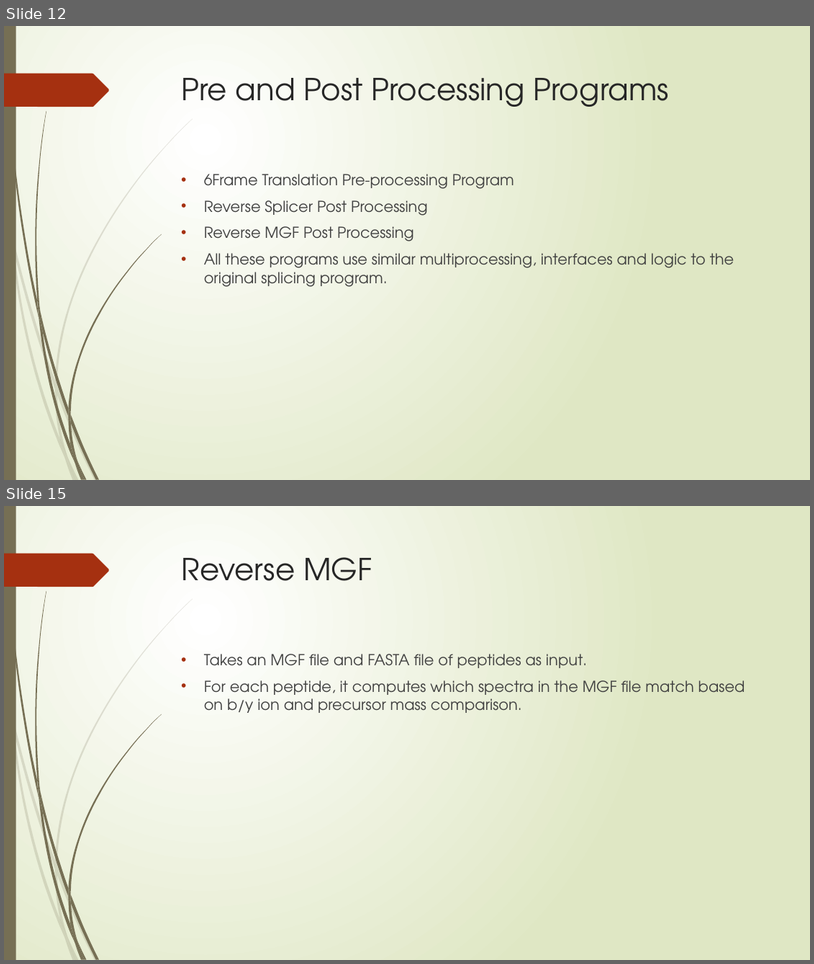
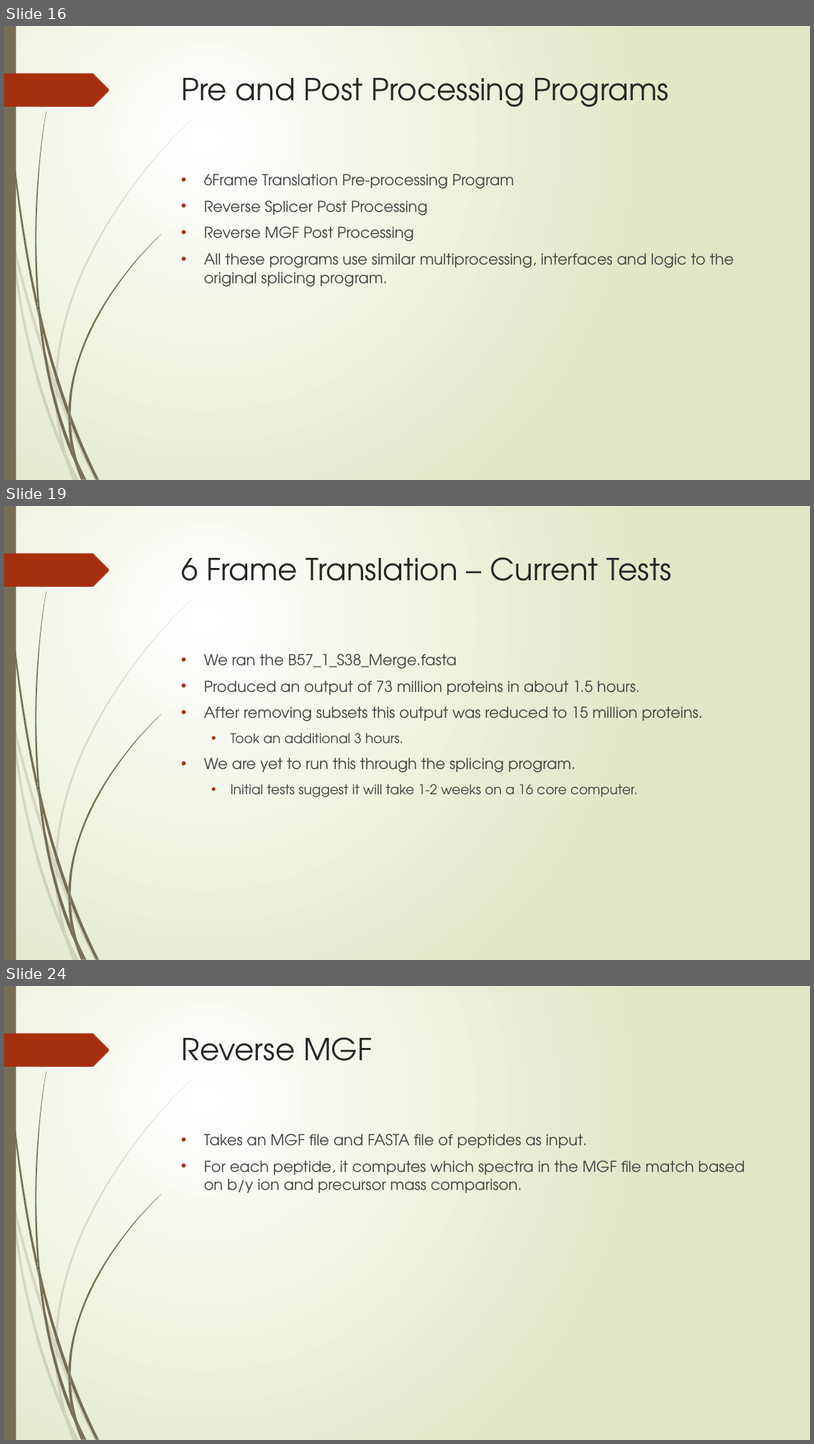
Before and after one commit to nhcha6/MersProject, a slide deck: SecondLabPresentation.pptx. Shown one above the other, each under a label of ours: slides 12 and 15 before the commit, slides 16, 19 and 24 after it; the slides between them are not shown. The pictures are 814x964 and 814x1444 pixels, drawn with LibreOffice and Linux fonts; fonts in the diff are those of the drawing. Boxes give left, top, right and bottom in pixels: in the first picture for what was removed or moved away, otherwise in the second. Text is boxed around its words. In the diff, an @@ line names an element or a change of style, - is before the commit and + after.

```diff
--- a/SecondLabPresentation.pptx
+++ b/SecondLabPresentation.pptx
@@ slide 19 added at <box>4,506,810,960</box>, background gradient #FFFFFF to #DFE8C4; not listed: 24 template elements that a slide beside it also shows @@
@@ title added at <box>182,557,672,581</box>, 36 pt, text #262626 @@
+6 Frame Translation – Current Tests
@@ text added at <box>204,654,703,797</box>, 18 pt, text #404040 @@
+• We ran the B57_1_S38_Merge.fasta
+• Produced an output of 73 million proteins in about 1.5 hours.
+• After removing subsets this output was reduced to 15 million proteins.
+  • Took an additional 3 hours.
+• We are yet to run this through the splicing program.
+  • Initial tests suggest it will take 1-2 weeks on a 16 core computer.
@@ what was slide 12 is now slide 16 @@
@@ what was slide 15 is now slide 24 @@
```
Also in this commit, not shown: 5 slides changed, 9 other slides added, 1 slide removed.
